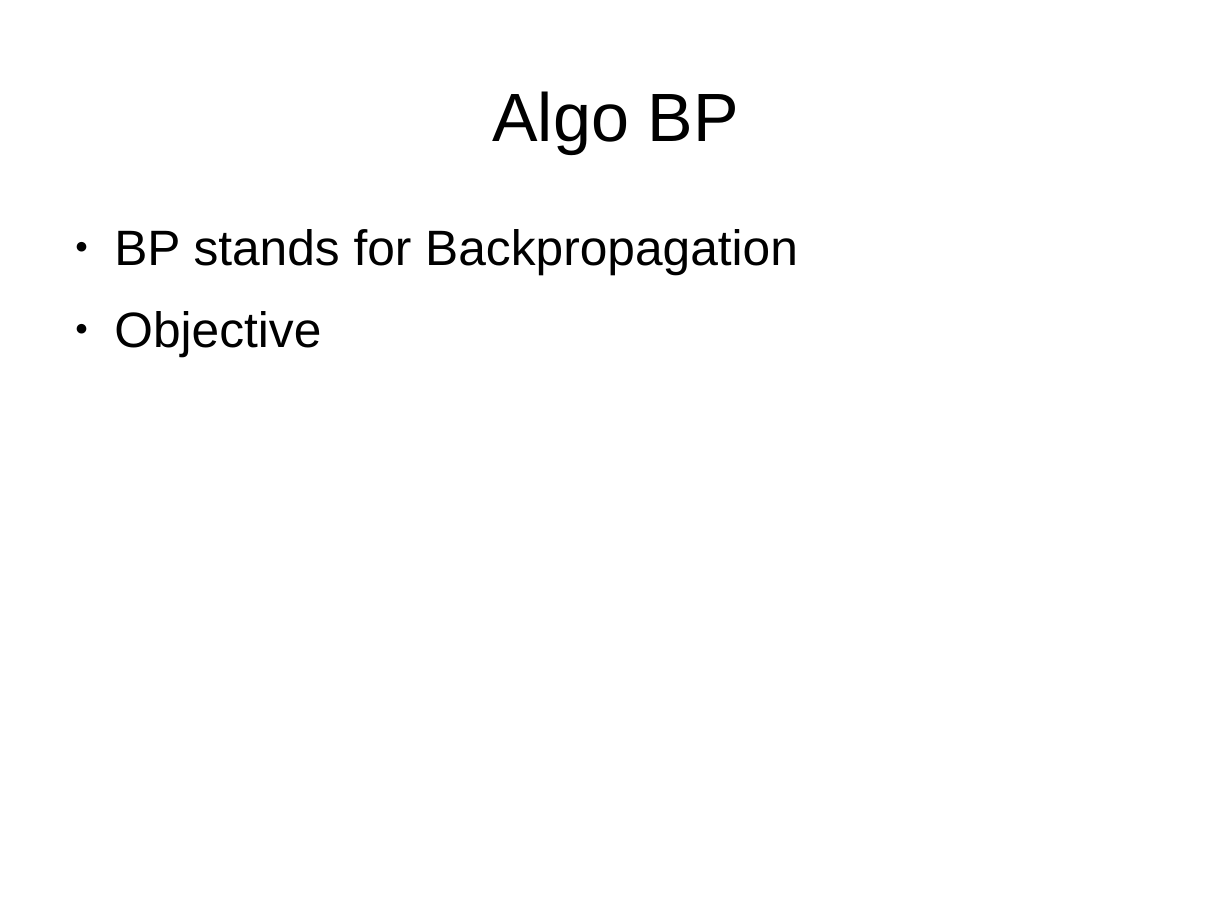
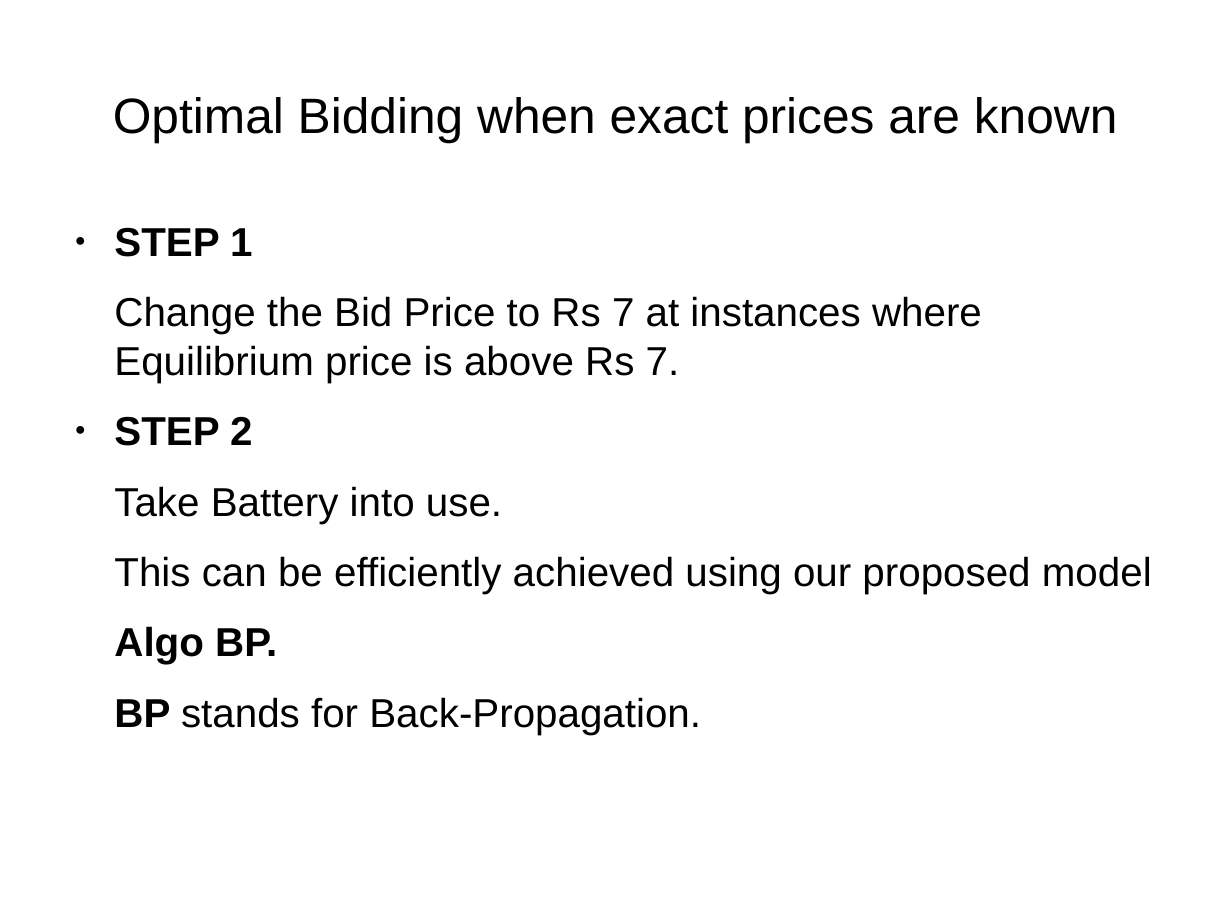
Before and after one commit to anmolmishra1997/Optimal-Bidding, a slide deck: slide 5 of presentation.odp. Drawn at 1232x924 pixels with LibreOffice and Linux fonts; fonts in the diff are those of the drawing. Boxes give left, top, right and bottom in pixels: in the first picture for what was removed or moved away, otherwise in the second. Text is boxed around its words. In the diff, an @@ line names an element or a change of style, - is before the commit and + after.

```diff
--- a/presentation.odp
+++ b/presentation.odp
@@ title at (113, 97, 1118, 143): text changed; size 44 to 32 pt @@
-Algo BP
+Optimal Bidding when exact prices are known
@@ text at (114, 227, 1152, 735): text changed; size 32 to 26 pt @@
-● BP stands for Backpropagation
-● Objective
+● STEP 1
+Change the Bid Price to Rs 7 at instances where Equilibrium price is above Rs 7.
+● STEP 2
+Take Battery into use.
+This can be efficiently achieved using our proposed model
+Algo BP.
+BP stands for Back-Propagation.
```
Also in this commit, not shown: 3 other slides changed, 11 slides added, 28 other files.
